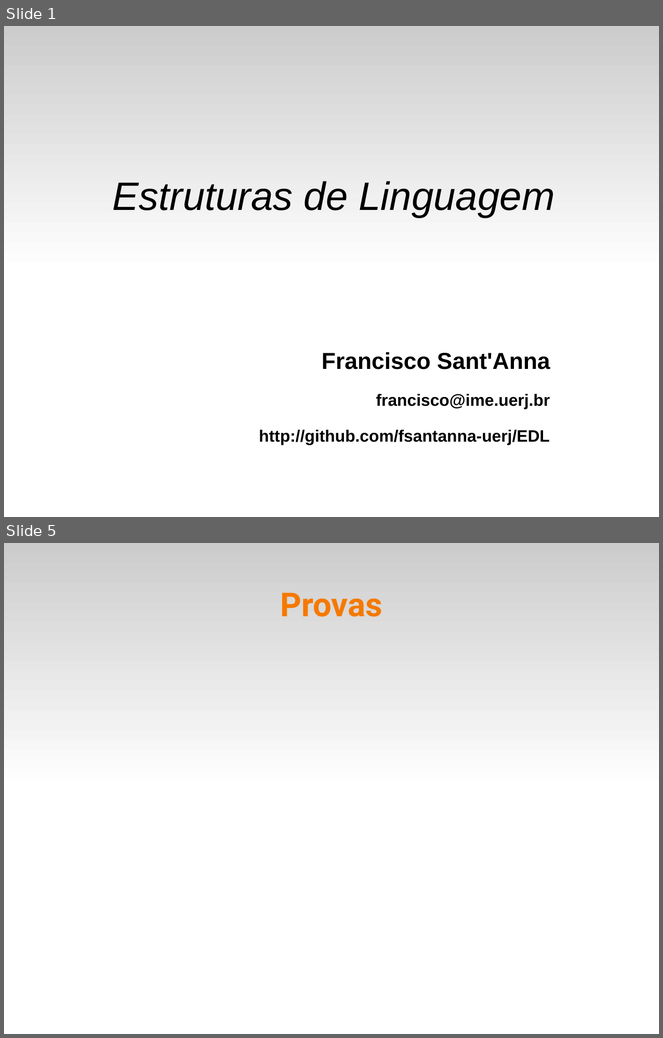
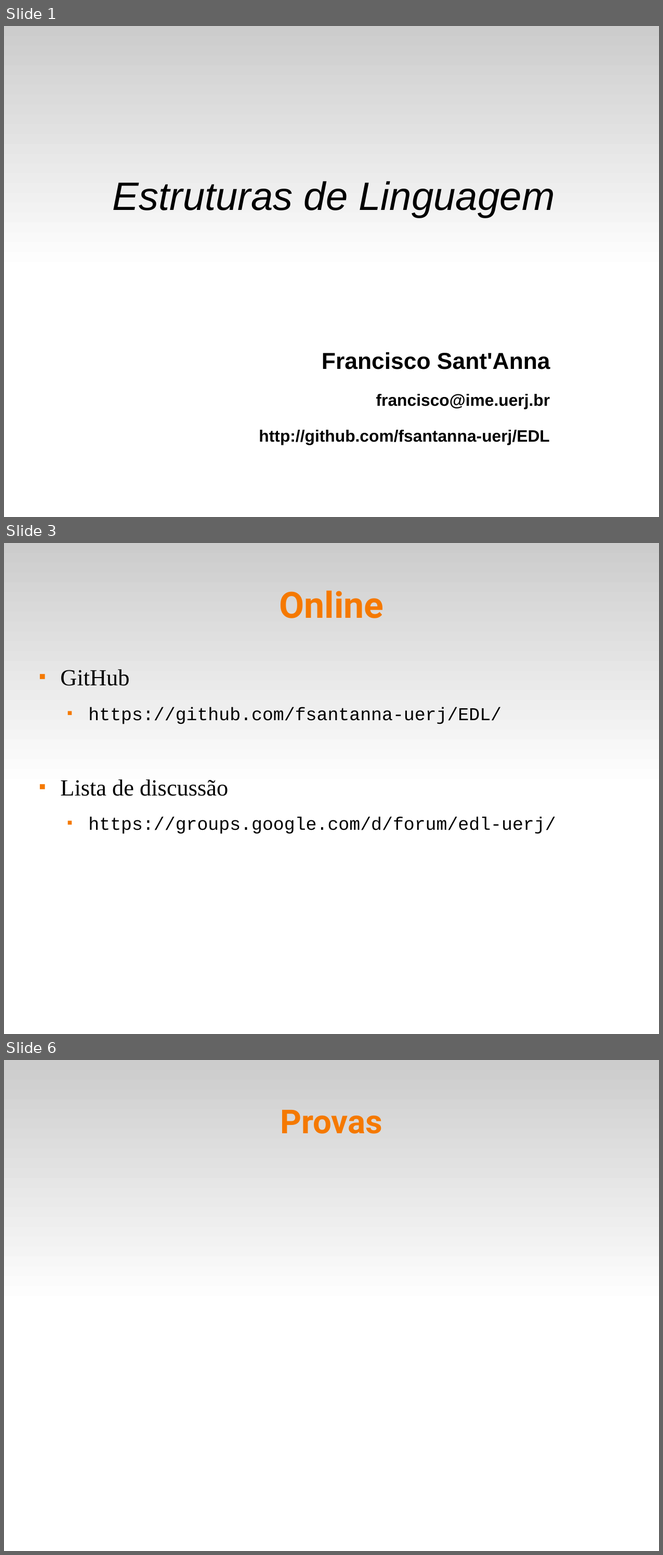
Before and after one commit to fsantanna-uerj/EDL, a slide deck: slides/edl-00.odp. Shown one above the other, each under a label of ours: slides 1 and 5 before the commit, slides 1, 3 and 6 after it; the slides between them are not shown. The pictures are 663x1038 and 663x1555 pixels, drawn with LibreOffice and Linux fonts; fonts in the diff are those of the drawing. Boxes give left, top, right and bottom in pixels: in the first picture for what was removed or moved away, otherwise in the second. Text is boxed around its words. In the diff, an @@ line names an element or a change of style, - is before the commit and + after.

```diff
--- a/slides/edl-00.odp
+++ b/slides/edl-00.odp
@@ slide 3 added at [4,543,659,1034], background #FFFFFF; not listed: 1 template element that a slide beside it also shows @@
@@ title added at [279,590,384,618], 44 pt, text #F57900, bold @@
+Online
@@ text added at [60,669,556,834], 22 pt, text #000000 @@
+■ GitHub
+  ■ https://github.com/fsantanna-uerj/EDL/
+■ Lista de discussão
+  ■ https://groups.google.com/d/forum/edl-uerj/
@@ what was slide 5 is now slide 6 @@
```
Also in this commit, not shown: 13 slides changed, 3 slides removed, 3 other files.
